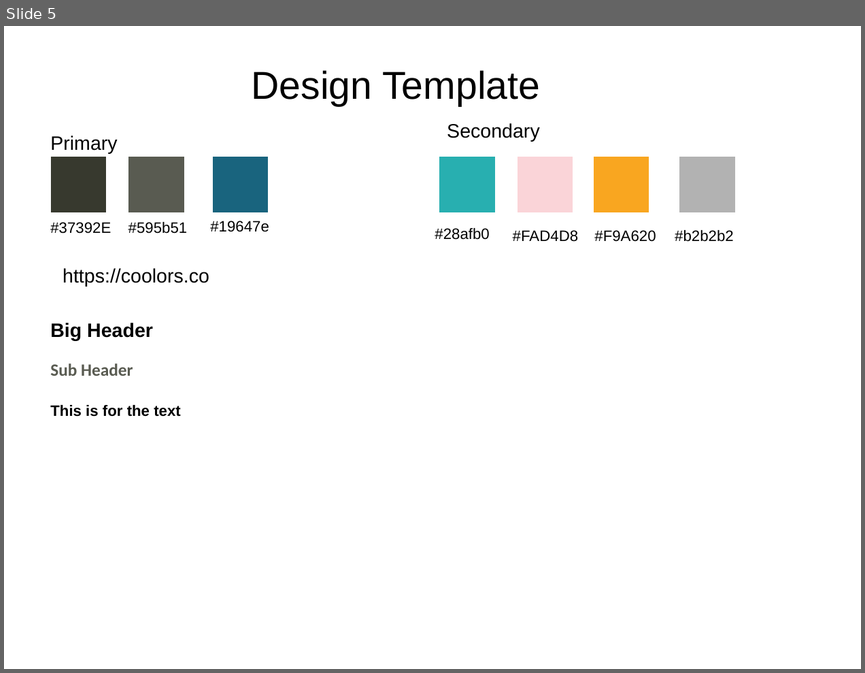
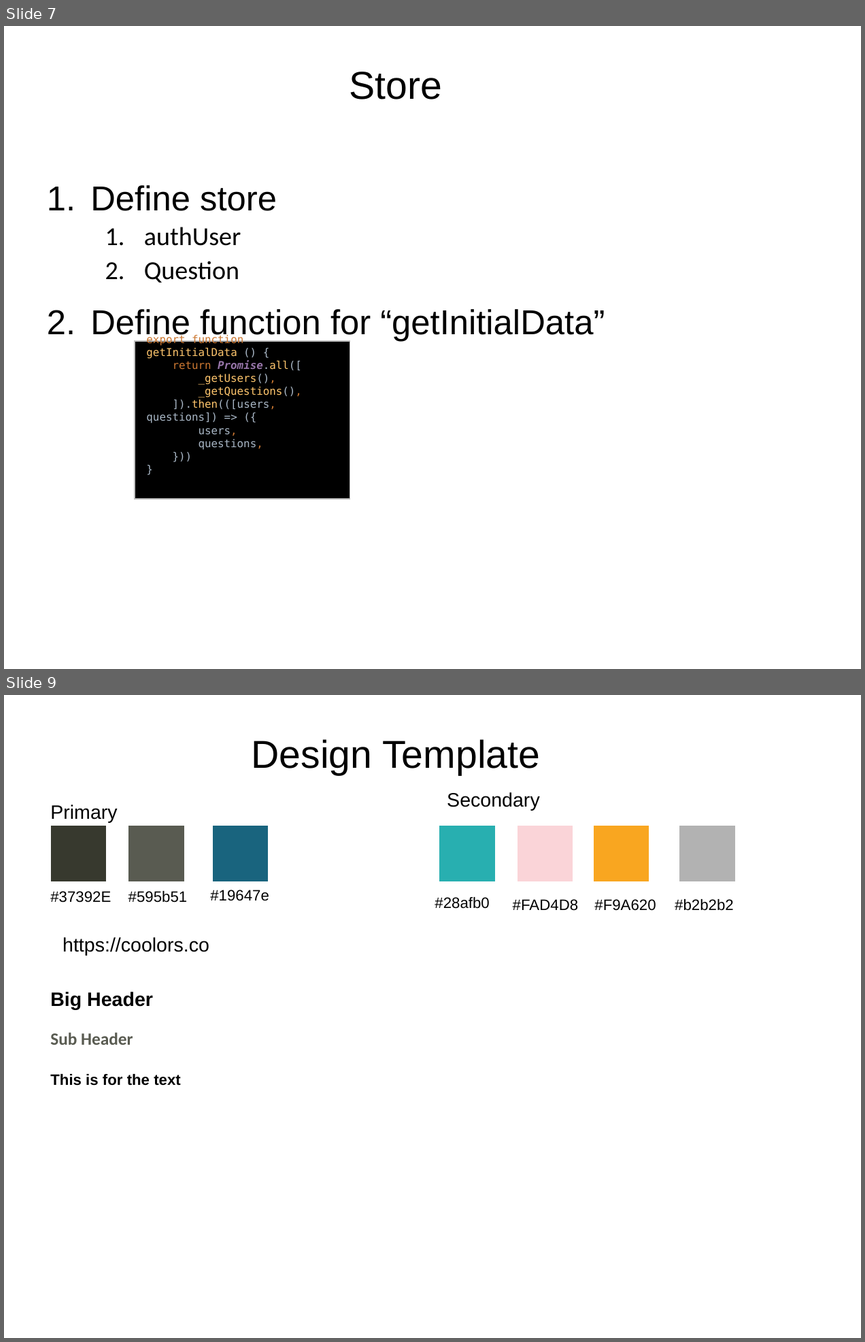
Before and after one commit to gwillig/-would-you-rather, a slide deck: design_architecture_v02.pptx. Shown one above the other, each under a label of ours: slide 5 before the commit, slides 7 and 9 after it; the slides between them are not shown. The pictures are 865x673 and 865x1342 pixels, drawn with LibreOffice and Linux fonts; fonts in the diff are those of the drawing. Boxes give left, top, right and bottom in pixels: in the first picture for what was removed or moved away, otherwise in the second. Text is boxed around its words. In the diff, an @@ line names an element or a change of style, - is before the commit and + after.

Commit message:
MOD| Login.js; App.js| Add connection to store

```diff
--- a/design_architecture_v02.pptx
+++ b/design_architecture_v02.pptx
@@ slide 7 added at [4, 26, 861, 669], background #FFFFFF @@
@@ title added at [349, 72, 442, 99], 36 pt, text #000000 @@
+Store
@@ text added at [90, 185, 604, 342], 32 pt, text #000000 @@
+1. Define store
+  1. authUser
+  2. Question
+2. Define function for “getInitialData”
@@ rectangle added at [135, 341, 350, 499], fill #000000, outline #BFBFBF 1 pt @@
@@ text added at [146, 334, 302, 449], 10 pt, text #A9B7C6 @@
+export function getInitialData () {
+return Promise.all([
+_getUsers(),
+_getQuestions(),
+]).then(([users, questions]) => ({
+users,
+questions,
+}))
+}
@@ what was slide 5 is now slide 9 @@
```
Also in this commit, not shown: 4 other slides added, 1 slide removed, 13 other files.
